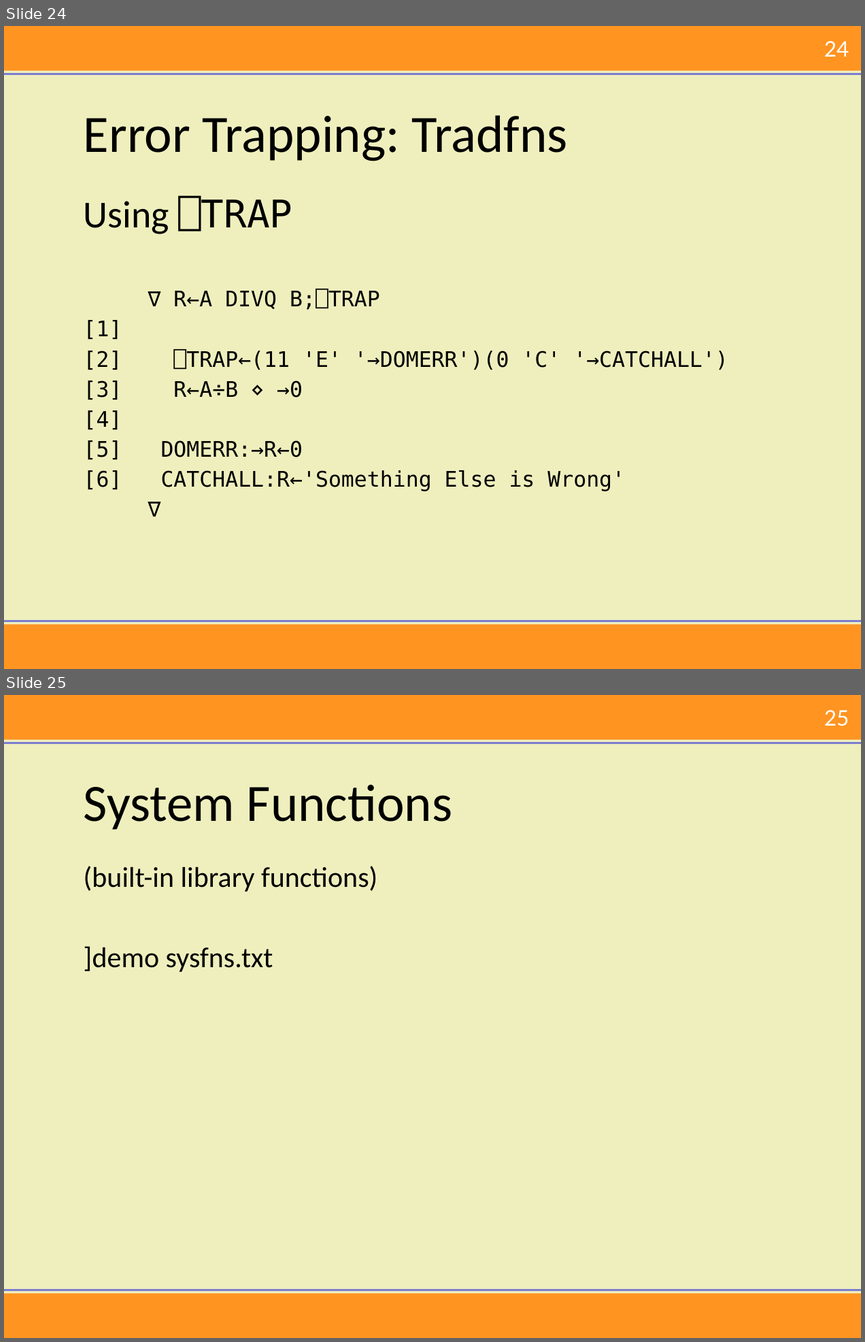
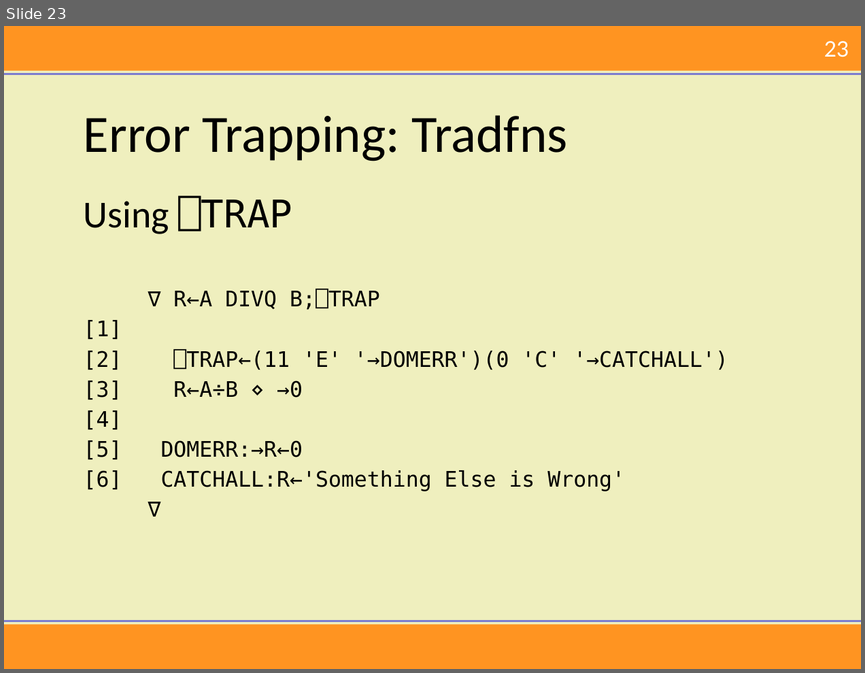
Before and after one commit to Dyalog/Presentations, a slide deck: FnConf2016/Workshop/Intro 2016.pptx. Shown one above the other, each under a label of ours: slides 24 and 25 before the commit, slide 23 after it. The pictures are 865x1342 and 865x673 pixels, drawn with LibreOffice and Linux fonts; fonts in the diff are those of the drawing; background and template pictures are left out. Boxes give left, top, right and bottom in pixels: in the first picture for what was removed or moved away, otherwise in the second. Text is boxed around its words. In the diff, an @@ line names an element or a change of style, - is before the commit and + after.

```diff
--- a/FnConf2016/Workshop/Intro 2016.pptx
+++ b/FnConf2016/Workshop/Intro 2016.pptx
@@ slide 25 removed at [4, 695, 861, 1338], background #EFEFBE; not listed: 5 template elements that a slide beside it also shows @@
@@ title removed at [84, 784, 453, 830] @@
-System Functions
@@ text removed at [84, 866, 377, 972] @@
-(built-in library functions)
-]demo sysfns.txt
@@ what was slide 24 is now slide 23 @@
@@ page number at [824, 41, 849, 57]: text changed @@
-24
+23
```
Also in this commit, not shown: 1 slide changed, 1 other slide removed, 6 other files.
